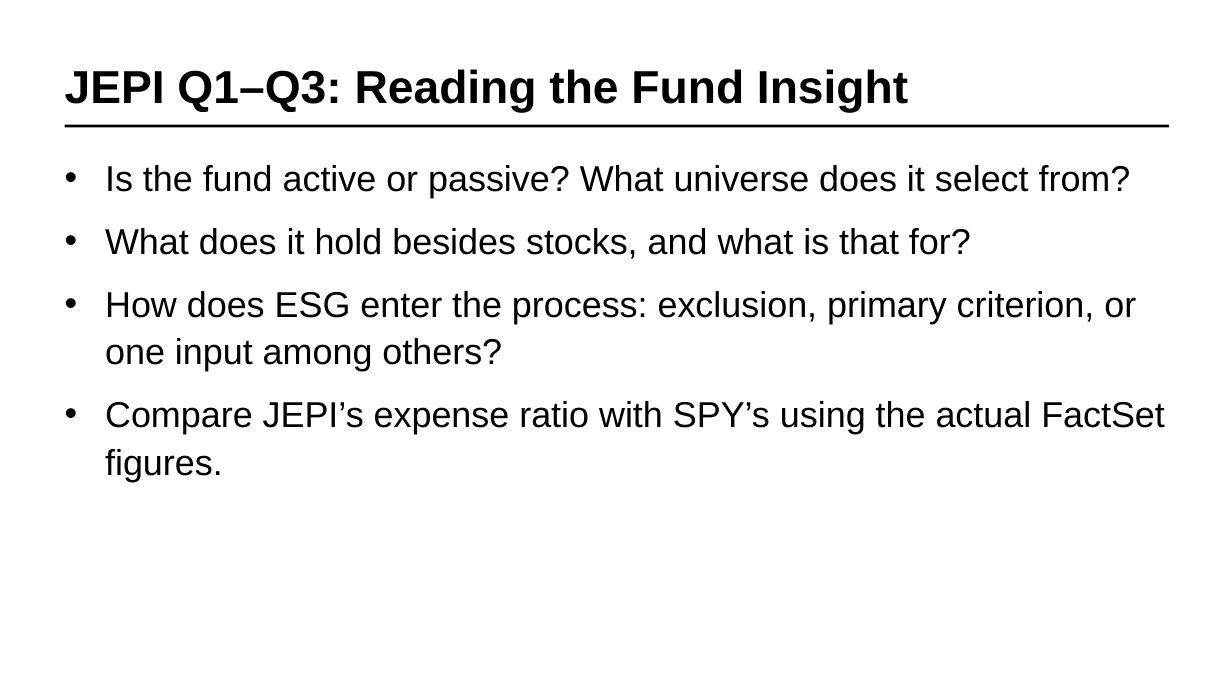
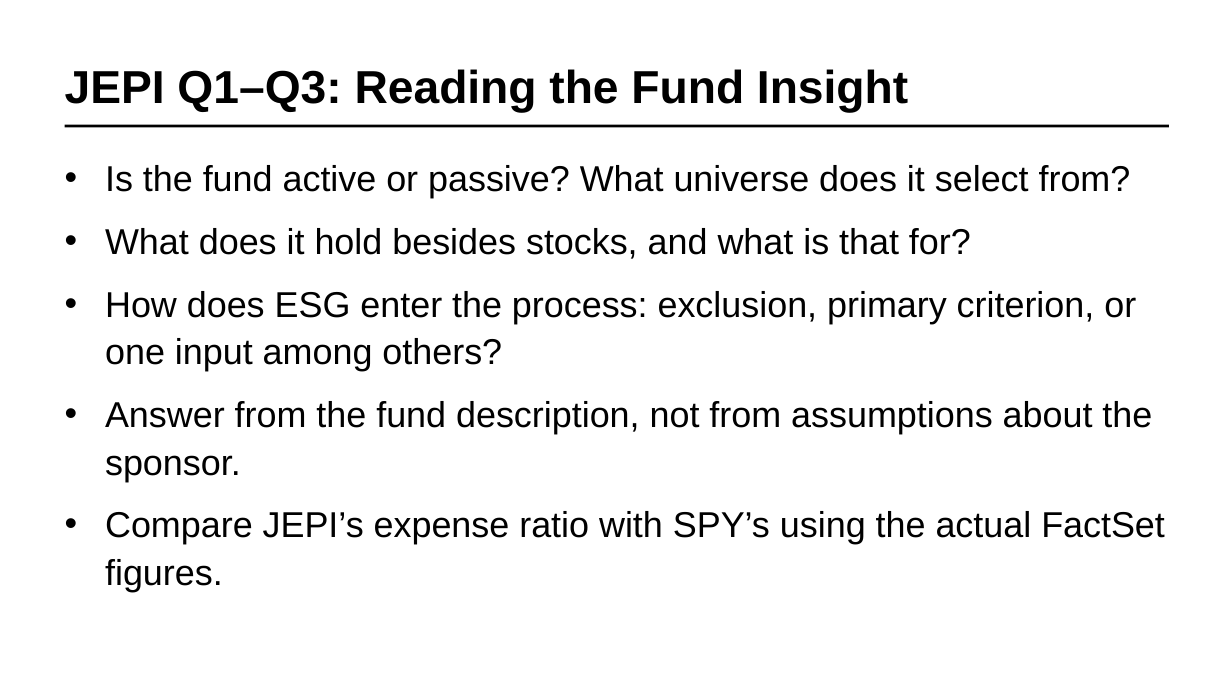
Before and after one commit to ddddil/SF_DAT_15, a slide deck: slide 62 of fina4126/ETF_Performance_Evaluation_Bond_Screening_Revised.pptx (slide 61 before the commit). Drawn at 1232x693 pixels with LibreOffice and Linux fonts; fonts in the diff are those of the drawing. Boxes give left, top, right and bottom in pixels: in the first picture for what was removed or moved away, otherwise in the second. Text is boxed around its words. In the diff, an @@ line names an element or a change of style, - is before the commit and + after.

```diff
--- a/fina4126/ETF_Performance_Evaluation_Bond_Screening_Revised.pptx
+++ b/fina4126/ETF_Performance_Evaluation_Bond_Screening_Revised.pptx
@@ text at (x1=105, y1=401, x2=1152, y2=482): paragraph added @@
+• Answer from the fund description, not from assumptions about the sponsor.
```
Also in this commit, not shown: 7 other slides changed, 1 slide added.
